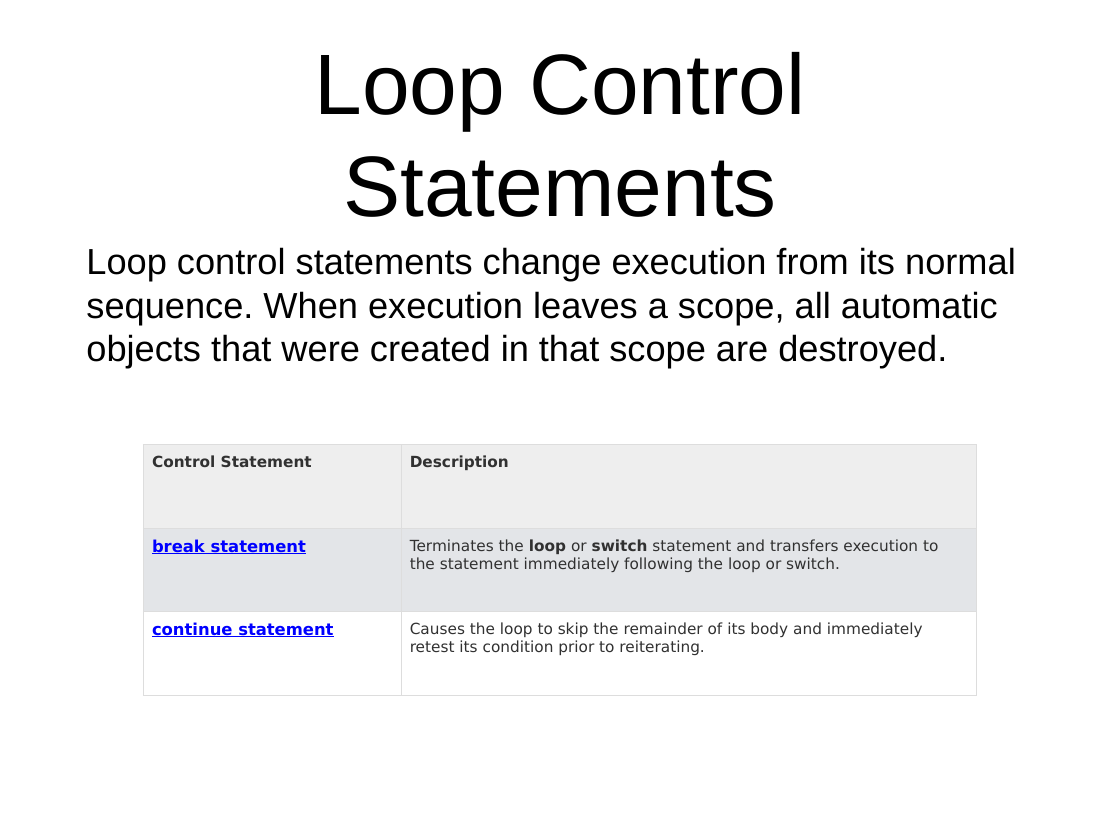
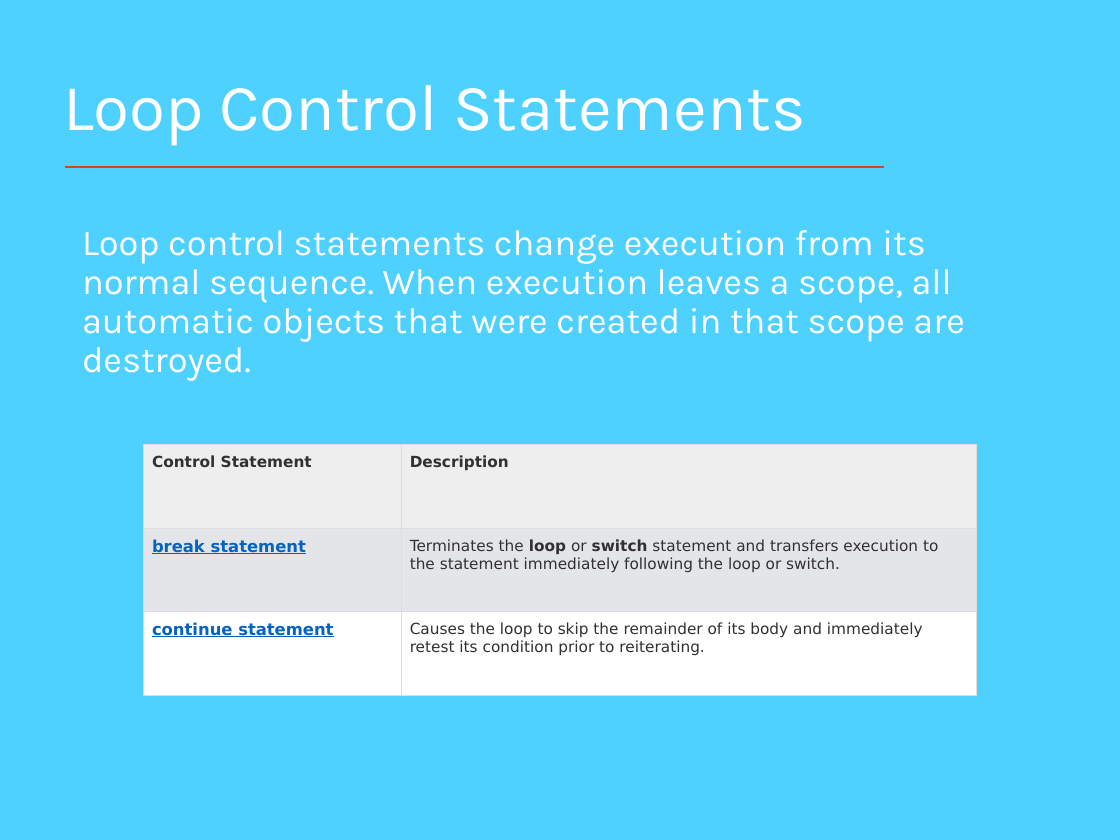
Before and after one commit to Falkhanaizi/TechHub, a slide deck: slide 43 of introduction to C# in VS 2015.pptx. Drawn at 1120x840 pixels with LibreOffice and Linux fonts; fonts in the diff are those of the drawing. Boxes give left, top, right and bottom in pixels: in the first picture for what was removed or moved away, otherwise in the second. Text is boxed around its words. In the diff, an @@ line names an element or a change of style, - is before the commit and + after.

```diff
--- a/introduction to C# in VS 2015.pptx
+++ b/introduction to C# in VS 2015.pptx
@@ background #FFFFFF to #4FD1FF @@
@@ title "Loop Control Statements": place and size @@
-title "Loop Control Statements" at (315,52,805,217)
+title "Loop Control Statements" at (63,85,806,146)
@@ title "Loop Control Statements" at (63,85,806,146): size 78.4 to 60 pt, font Arial to Karla, text colour #000000 to #FFFFFF; alignment centre to left; line spacing 1 to 0.9 @@
@@ line added from (885, 167) to (65, 167), #DC3F25 1.5 pt @@
@@ text "Loop control statements change execution ..." at (82,230,965,381): font Arial to Karla, text colour #000000 to #FFFFFF; line spacing 1 to 0.9; vertical alignment middle to top @@
@@ table at (143,445,977,695) @@
@@ text colour #0000FF to #0563C1 in "break statement", "continue statement" @@
```
Also in this commit, not shown: 56 other slides changed.
